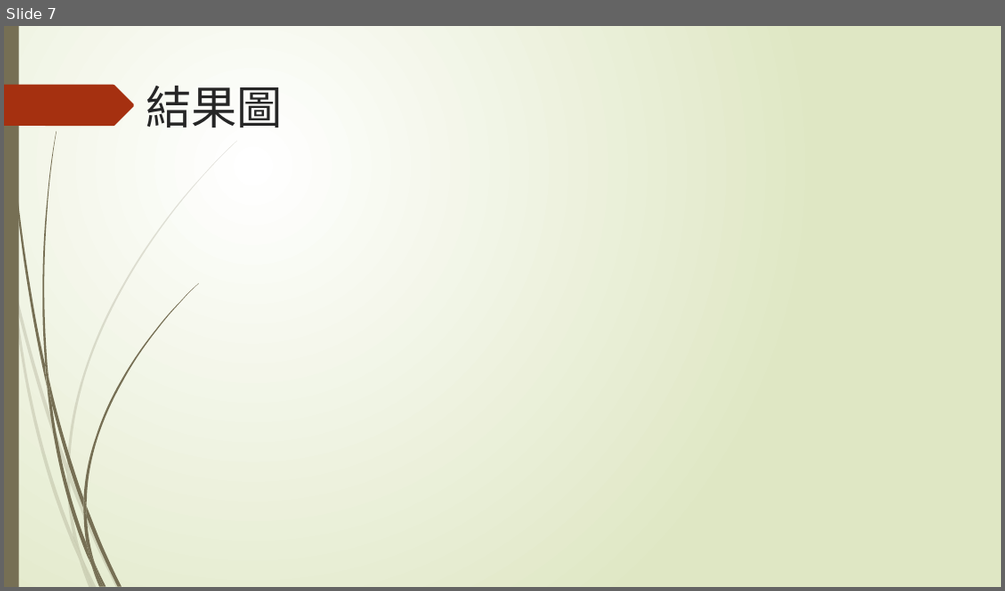
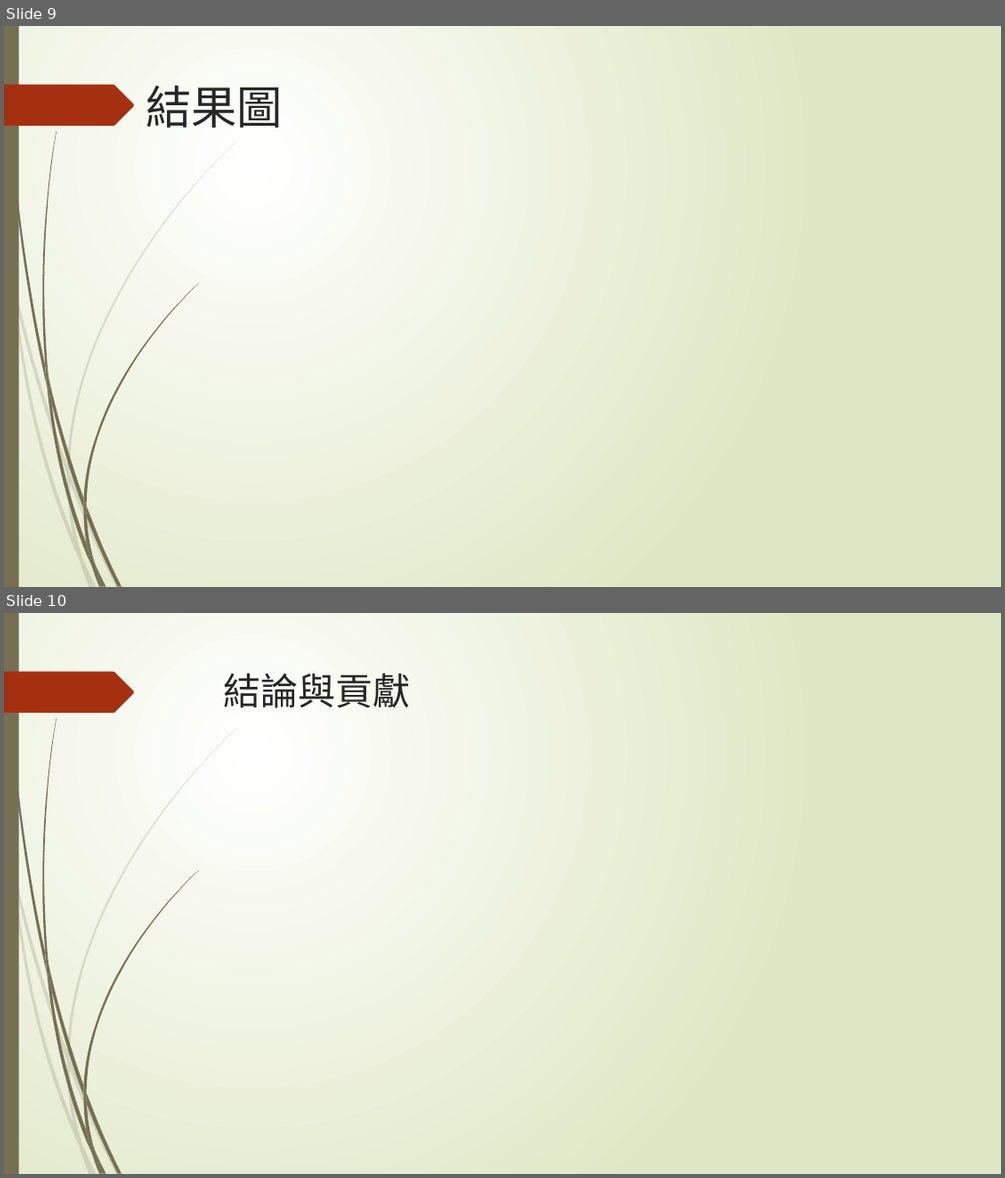
Before and after one commit to NIUWCSP/OTSM, a slide deck: report/以SDR實現OTSM通訊技術.pptx. Shown one above the other, each under a label of ours: slide 7 before the commit, slides 9 and 10 after it. The pictures are 1005x591 and 1005x1178 pixels, drawn with LibreOffice and Linux fonts; fonts in the diff are those of the drawing. Boxes give left, top, right and bottom in pixels: in the first picture for what was removed or moved away, otherwise in the second. Text is boxed around its words. In the diff, an @@ line names an element or a change of style, - is before the commit and + after.

```diff
--- a/report/以SDR實現OTSM通訊技術.pptx
+++ b/report/以SDR實現OTSM通訊技術.pptx
@@ slide 10 added at <box>4,613,1001,1174</box>, background gradient #FFFFFF to #DFE8C4; not listed: 24 template elements that a slide beside it also shows @@
@@ title added at <box>224,673,411,708</box>, 36 pt, text #262626 @@
+結論與貢獻
@@ what was slide 7 is now slide 9 @@
```
Also in this commit, not shown: 7 other slides added, 1 slide removed, 1 other file.
